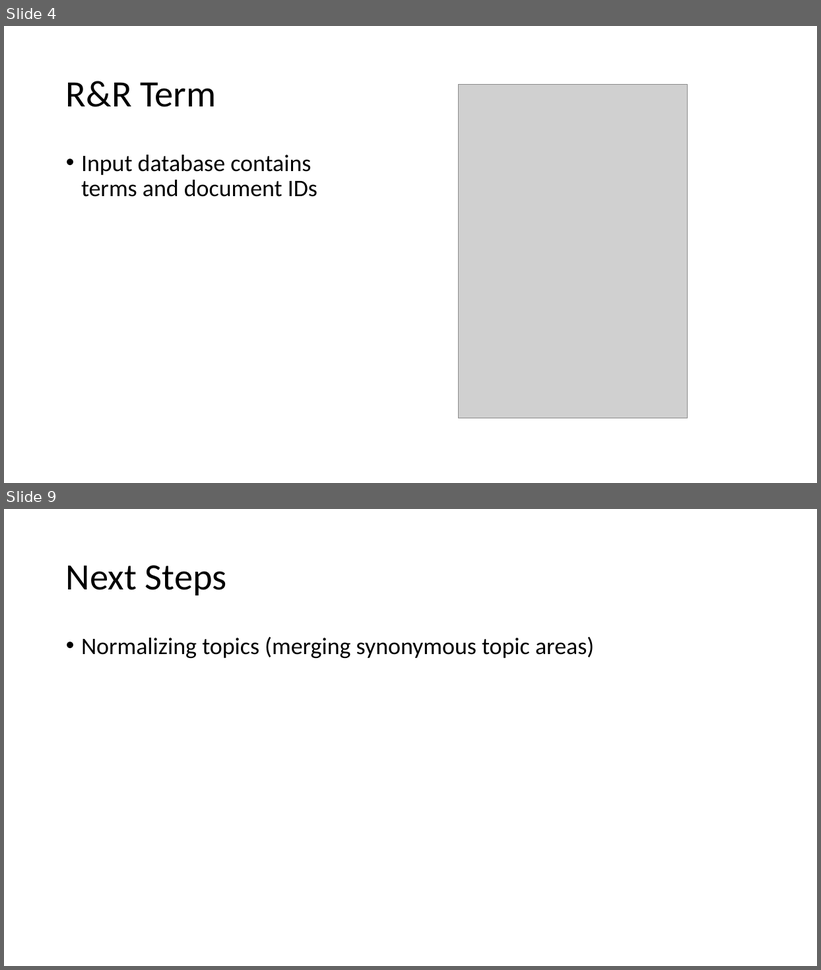
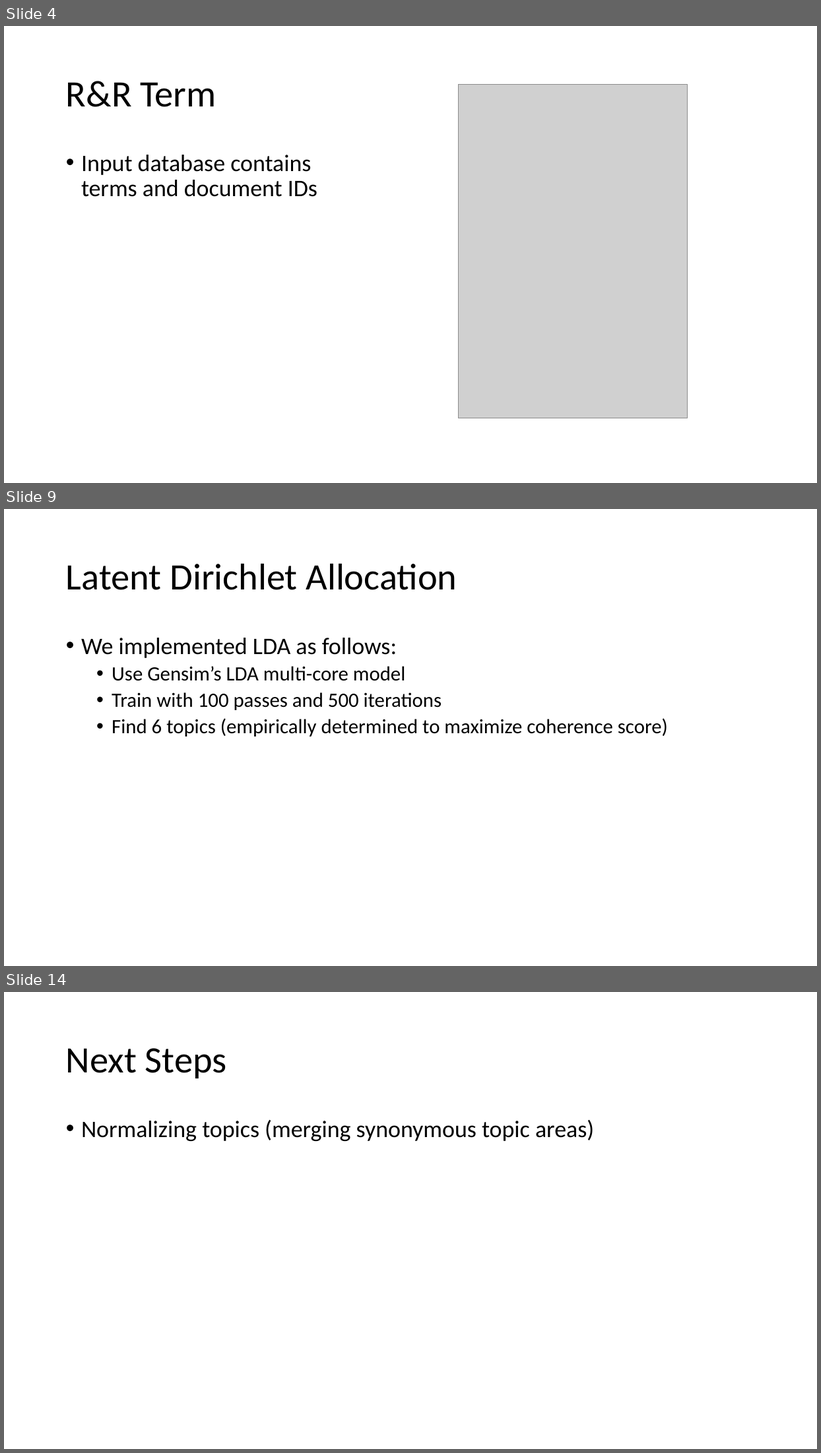
Before and after one commit to petezh/RR-NLP-Tools, a slide deck: topicmodeling/presentation/topicmodel_presentation.pptx. Shown one above the other, each under a label of ours: slides 4 and 9 before the commit, slides 4, 9 and 14 after it; the slides between them are not shown. The pictures are 821x970 and 821x1453 pixels, drawn with LibreOffice and Linux fonts; fonts in the diff are those of the drawing; grey boxes stand for pictures. Boxes give left, top, right and bottom in pixels: in the first picture for what was removed or moved away, otherwise in the second. Text is boxed around its words. In the diff, an @@ line names an element or a change of style, - is before the commit and + after.

```diff
--- a/topicmodeling/presentation/topicmodel_presentation.pptx
+++ b/topicmodeling/presentation/topicmodel_presentation.pptx
@@ slide 9 added at (x1=4, y1=509, x2=817, y2=966), background #FFFFFF @@
@@ title added at (x1=66, y1=563, x2=457, y2=590), 44 pt, text #000000 @@
+Latent Dirichlet Allocation
@@ text added at (x1=81, y1=638, x2=668, y2=737), 24 pt, text #000000 @@
+• We implemented LDA as follows:
+  • Use Gensim’s LDA multi-core model
+  • Train with 100 passes and 500 iterations
+  • Find 6 topics (empirically determined to maximize coherence score)
@@ what was slide 9 is now slide 14 @@
```
Also in this commit, not shown: 4 slides changed, 4 other slides added, 1 other file.
